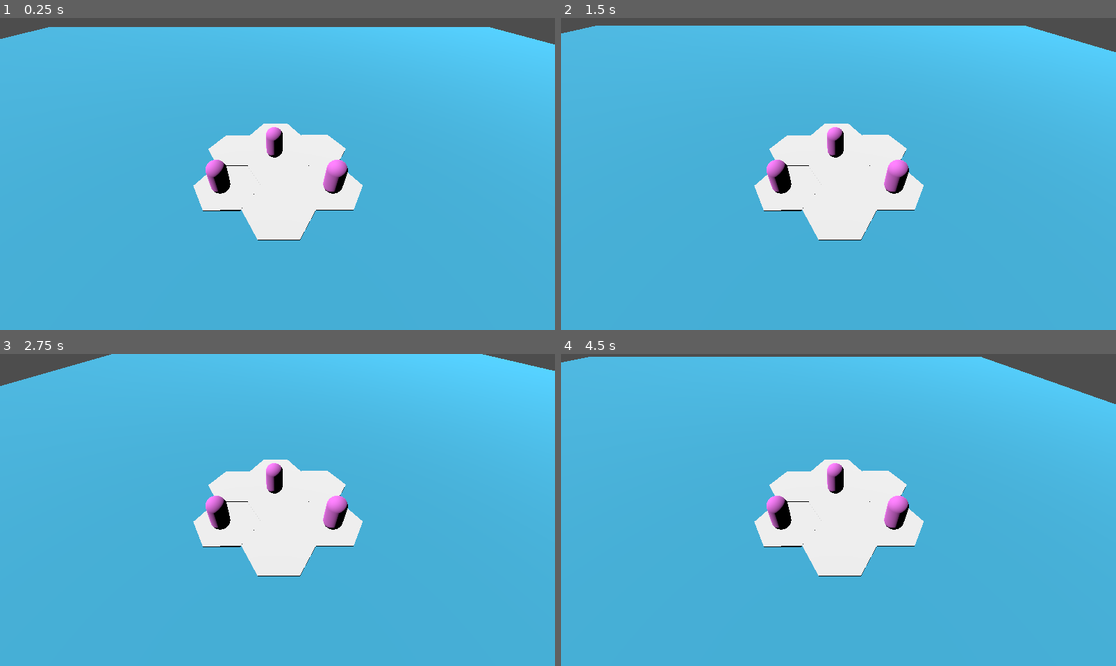
Above: before the commit, frames 1-4 (two rows, left to right).
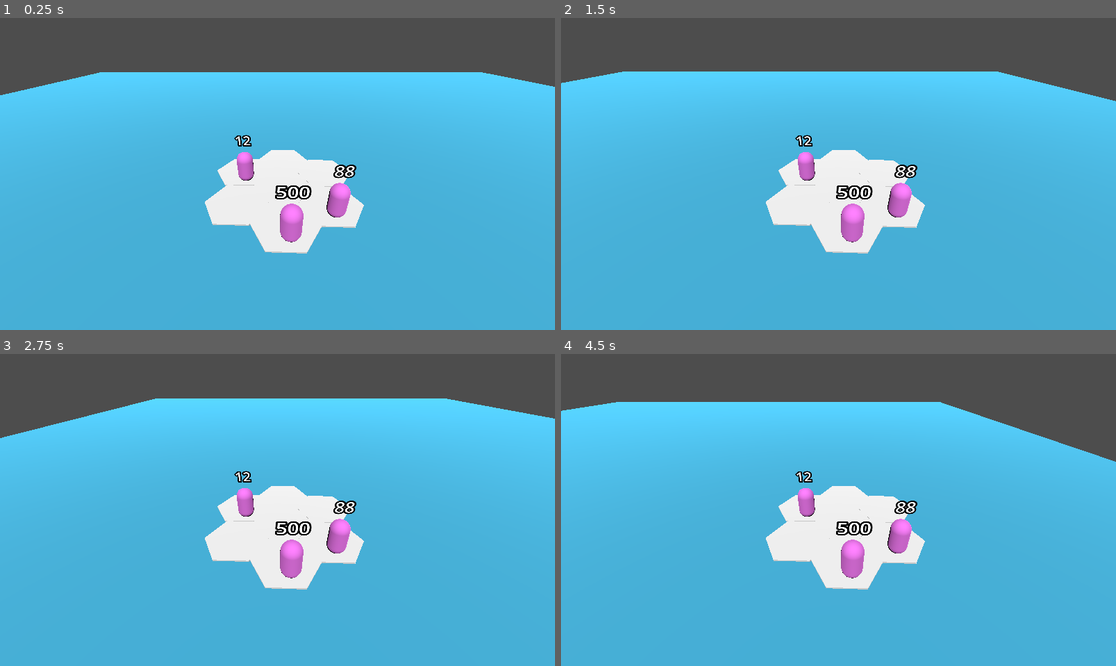
Above: after the commit, the same moments.

Repository: andrewdlanham/untitled-auto-battler
Game: Godot game, scene res://main.tscn
The game is run twice, just before and just after one commit, with the same random seed, the same clock (stepped at 60 frames per second) and the same inputs.
Inputs (mouse positions are in pixels of both pictures, inside the frame that each line leads up to):
- Up to frame 1 (0.25 s): no input
- Up to frame 2 (1.5 s): tap Enter at 0.5 s; move the mouse to (960, 158) at 0.52 s; click (960, 158) at 0.6 s; tap Space at 1.25 s; move the mouse to (727, 189) at 1.27 s; click (727, 189) at 1.35 s
- Up to frame 3 (2.75 s): tap Enter at 2 s; move the mouse to (333, 441) at 2.02 s; click (333, 441) at 2.1 s
- Up to frame 4 (4.5 s): tap Space at 2.75, 4.25 s; move the mouse to (810, 572) at 2.77 s; click (810, 572) at 2.85 s; tap Enter at 3.5 s; move the mouse to (1005, 556) at 3.52 s; click (1005, 556) at 3.6 s; move the mouse to (672, 463) at 4.27 s; click (672, 463) at 4.35 s

The runs differ from the first frame. In frame 1, 25% of the frame differs, in the area x 0-100%, y 2-76%; in frame 2, 25%; in frame 3, 26%; in frame 4, 27%, in the area x 0-100%, y 0-76%.

Commit message:
Added health label to units
- Created unit.gd script
- Added Label3D above units to reflect current health
- Updated window size to 1920x1080
- Slight refactoring in drag_and_drop.gd

Diff:
--- a/auto-battler/drag_and_drop.gd
+++ b/auto-battler/drag_and_drop.gd
@@ -15,7 +15,8 @@
 		print("Left click detected")
 		var ray_intersect_dict = get_raycast_intersect()
 		if !ray_intersect_dict.is_empty():
-			dragged_object = ray_intersect_dict["collider"].get_node("CollisionShape3D")
+			# "../." is the path of the Area3D's parent Node3D node
+			dragged_object = ray_intersect_dict["collider"].get_node("../.")
 			is_dragging = true
 	elif Input.is_action_just_released("LeftClick"):
 		print("Left click released")
--- a/auto-battler/main.tscn
+++ b/auto-battler/main.tscn
@@ -12,7 +12,7 @@
 
 [node name="Camera3D" type="Camera3D" parent="."]
 unique_name_in_owner = true
-transform = Transform3D(-4.37114e-08, -0.707107, 0.707107, 0, 0.707107, 0.707107, -1, 3.09086e-08, -3.09086e-08, 5.53644, 4.58901, 0)
+transform = Transform3D(1, 0, 0, 0, 0.819152, 0.573576, 0, -0.573576, 0.819152, 0.460957, 4.42752, 5.48775)
 
 [node name="DirectionalLight3D" type="DirectionalLight3D" parent="."]
 transform = Transform3D(1, 0, 0, 0, 0.543687, 0.839288, 0, -0.839288, 0.543687, 0, 1.69348, 0)
@@ -20,34 +20,37 @@
 [node name="ActiveBoard" type="Node" parent="."]
 
 [node name="hex" parent="ActiveBoard" instance=ExtResource("1_ox25j")]
-transform = Transform3D(1, 0, 0, 0, 1, 0, 0, 0, 1, -0.209004, 0, 1.46418)
+transform = Transform3D(0.0306955, 0, 0.999529, 0, 1, 0, -0.999529, 0, 0.0306955, 2.10002, 0, 0.9192)
 
 [node name="hex2" parent="ActiveBoard" instance=ExtResource("1_ox25j")]
-transform = Transform3D(0.999999, -0.00146478, 0.000912642, 0.0014655, 0.999999, -0.00079975, -0.000911483, 0.000801071, 0.999999, 1.53728, 1.19209e-07, 1.48675)
+transform = Transform3D(0.0297844, 0.000755731, 0.999556, 0.0014655, 0.999999, -0.00079975, -0.999556, 0.00148868, 0.0297832, 2.17618, 1.19209e-07, -0.825568)
 
 [node name="hex3" parent="ActiveBoard" instance=ExtResource("1_ox25j")]
-transform = Transform3D(1, 0, 0, 0, 1, 0, 0, 0, 1, 0.686542, 0, -0.0284069)
+transform = Transform3D(0.0306955, 0, 0.999529, 0, 1, 0, -0.999529, 0, 0.0306955, 0.635625, 0, -0.0217398)
 
 [node name="hex4" parent="ActiveBoard" instance=ExtResource("1_ox25j")]
-transform = Transform3D(1, 0, 0, 0, 1, 0, 0, 0, 1, 2.37044, 0, -0.0327096)
+transform = Transform3D(0.0306955, 0, 0.999529, 0, 1, 0, -0.999529, 0, 0.0306955, 0.683013, 0, -1.70498)
 
 [node name="hex5" parent="ActiveBoard" instance=ExtResource("1_ox25j")]
-transform = Transform3D(1, 0, 0, 0, 1, 0, 0, 0, 1, -1.03318, -1.19209e-07, 0.0797384)
+transform = Transform3D(0.0306955, 0, 0.999529, 0, 1, 0, -0.999529, 0, 0.0306955, 0.690932, -1.19209e-07, 1.70049)
 
 [node name="hex6" parent="ActiveBoard" instance=ExtResource("1_ox25j")]
-transform = Transform3D(1, 0, 0, 0, 1, 0, 0, 0, 1, -0.22757, 0, -1.43835)
+transform = Transform3D(0.0306955, 0, 0.999529, 0, 1, 0, -0.999529, 0, 0.0306955, -0.801713, 0, 0.848663)
 
 [node name="hex7" parent="ActiveBoard" instance=ExtResource("1_ox25j")]
-transform = Transform3D(1, 0, 0, 0, 1, 0, 0, 0, 1, 1.52714, 1.19209e-07, -1.52295)
+transform = Transform3D(0.0306955, 0, 0.999529, 0, 1, 0, -0.999529, 0, 0.0306955, -0.832411, 1.19209e-07, -0.907817)
 
 [node name="Test-unit" parent="." instance=ExtResource("2_ti2v6")]
-transform = Transform3D(1, 0, 0, 0, 1, 0, 0, 0, 1, 1.99173, 0.931192, 1.47964)
+transform = Transform3D(1, 0, 0, 0, 1, 0, 0, 0, 1, 0.769125, 0.936876, 2.41282)
+health = 500.0
 
 [node name="Test-unit2" parent="." instance=ExtResource("2_ti2v6")]
-transform = Transform3D(1, 0, 0, 0, 1, 0, 0, 0, 1, 1.99173, 0.931192, -1.43863)
+transform = Transform3D(1, 0, 0, 0, 1, 0, 0, 0, 1, 1.99173, 0.931192, 1.6698)
+health = 88.0
 
 [node name="Test-unit3" parent="." instance=ExtResource("2_ti2v6")]
-transform = Transform3D(1, 0, 0, 0, 1, 0, 0, 0, 1, 0.553379, 0.931192, 0.0922633)
+transform = Transform3D(1, 0, 0, 0, 1, 0, 0, 0, 1, -0.550115, 0.931192, 0.0922633)
+health = 12.0
 
 [node name="Floor" parent="." instance=ExtResource("4_luv8w")]
 transform = Transform3D(5, 0, 0, 0, 5, 0, 0, 0, 5, 2.26459, -0.189333, 0.957795)
--- a/auto-battler/project.godot
+++ b/auto-battler/project.godot
@@ -15,6 +15,11 @@
 config/features=PackedStringArray("4.3", "GL Compatibility")
 config/icon="res://icon.svg"
 
+[display]
+
+window/size/viewport_width=1920
+window/size/viewport_height=1080
+
 [input]
 
 LeftClick={
--- a/auto-battler/test-unit.tscn
+++ b/auto-battler/test-unit.tscn
@@ -1,4 +1,6 @@
-[gd_scene load_steps=4 format=3 uid="uid://cvsvkjwkngxk6"]
+[gd_scene load_steps=5 format=3 uid="uid://cvsvkjwkngxk6"]
+
+[ext_resource type="Script" path="res://unit.gd" id="1_v3j0k"]
 
 [sub_resource type="CapsuleShape3D" id="CapsuleShape3D_tvgc6"]
 
@@ -10,7 +12,14 @@
 radius = 0.25
 height = 1.0
 
-[node name="Test-unit" type="Node3D"]
+[node name="Test Unit" type="Node3D"]
+script = ExtResource("1_v3j0k")
+
+[node name="HealthLabel" type="Label3D" parent="."]
+transform = Transform3D(1, 0, 0, 0, 1, 0, 0, 0, 1, 0, 0.903327, 0)
+text = "100"
+font_size = 80
+outline_size = 30
 
 [node name="Area3D" type="Area3D" parent="."]
 
--- /dev/null
+++ b/auto-battler/unit.gd
@@ -0,0 +1,14 @@
+extends Node3D
+
+@export var unit_name : String
+@export var health : float = 100.00
+@export var cost : int = 1
+@onready var health_label: Label3D = $HealthLabel
+
+# Called when the node enters the scene tree for the first time.
+func _ready() -> void:
+	health_label.text = str(health)
+
+# Called every frame. 'delta' is the elapsed time since the previous frame.
+func _process(delta: float) -> void:
+	pass
